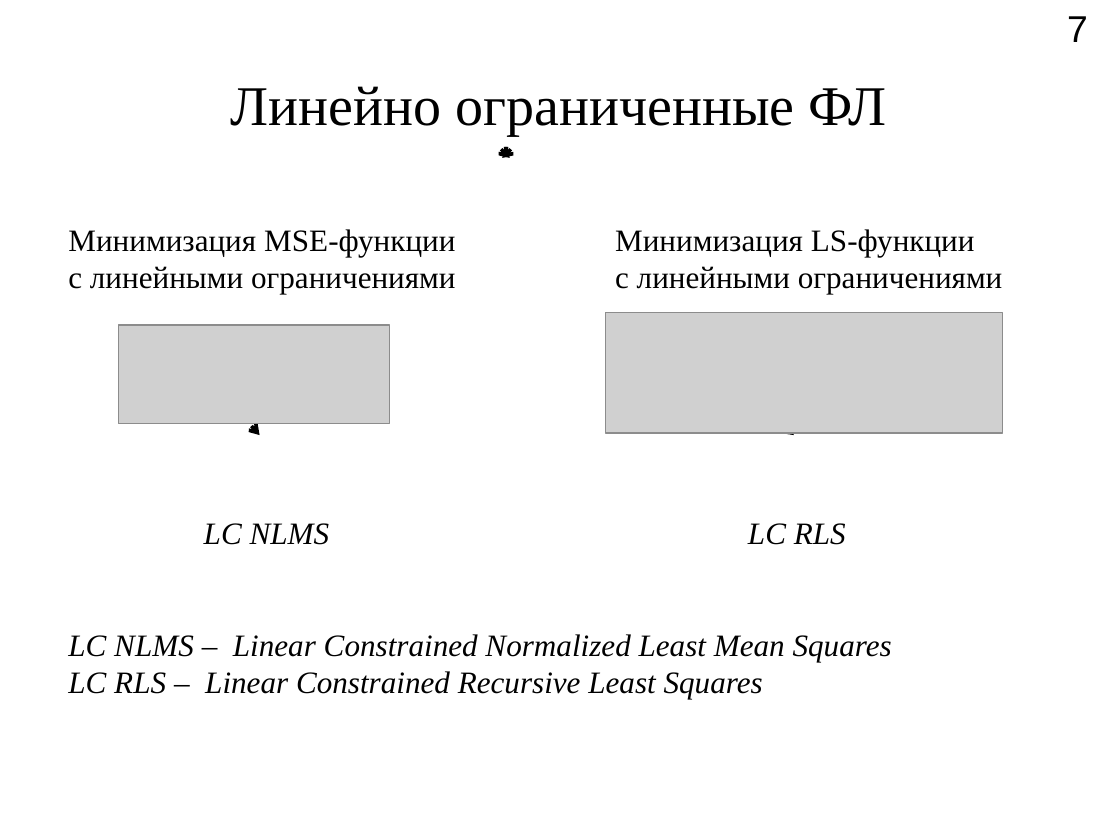
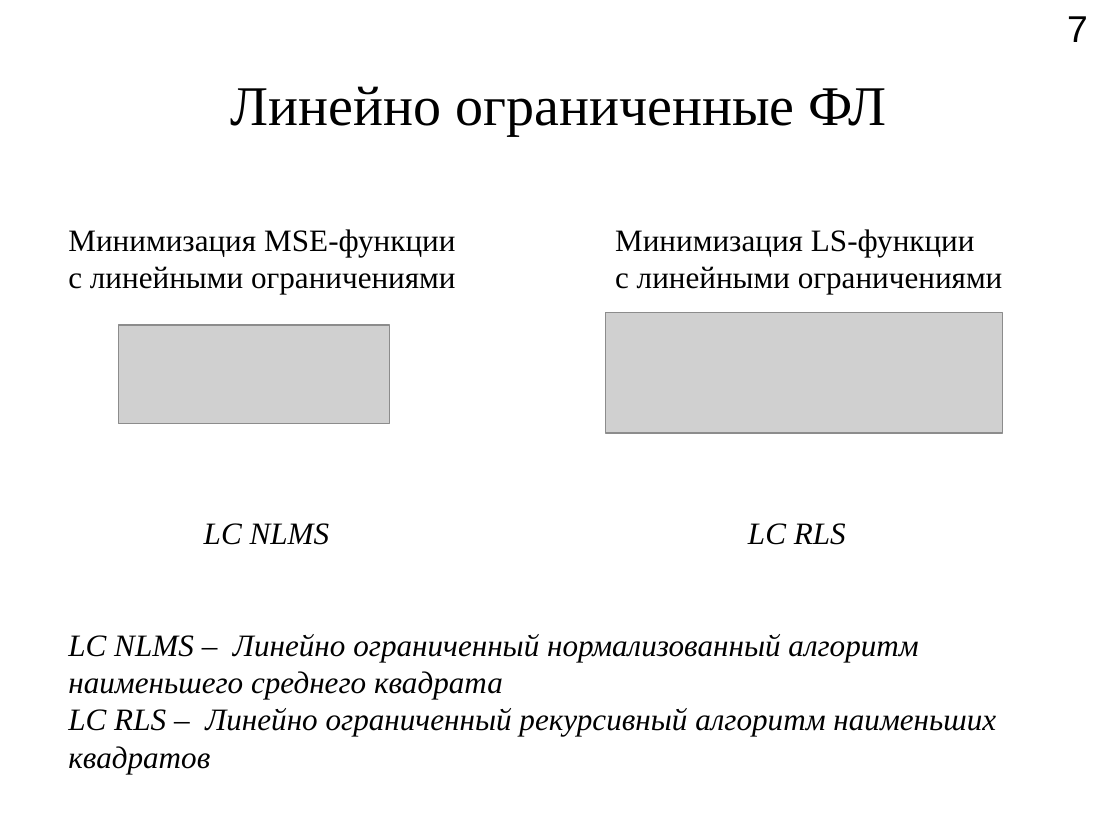
Before and after one commit to Rernamp/myDiplom, a slide deck: slide 7 of Презентация.ppt. Drawn at 1120x840 pixels with LibreOffice and Linux fonts; fonts in the diff are those of the drawing; grey boxes stand for pictures. Boxes give left, top, right and bottom in pixels: in the first picture for what was removed or moved away, otherwise in the second. Text is boxed around its words. In the diff, an @@ line names an element or a change of style, - is before the commit and + after.

```diff
--- a/Презентация.ppt
+++ b/Презентация.ppt
@@ freeform shape removed at [356,156,505,214] @@
@@ freeform shape removed at [507,156,656,214] @@
@@ freeform shape removed at [258,432,258,489] @@
@@ text at [68,634,996,773]: text changed @@
-LC NLMS – Linear Constrained Normalized Least Mean Squares
-LC RLS – Linear Constrained Recursive Least Squares
+LC NLMS – Линейно ограниченный нормализованный алгоритм наименьшего среднего квадрата
+LC RLS – Линейно ограниченный рекурсивный алгоритм наименьших квадратов
```
Also in this commit, not shown: 1 other slide changed, 3 slides added, 1 other file.
